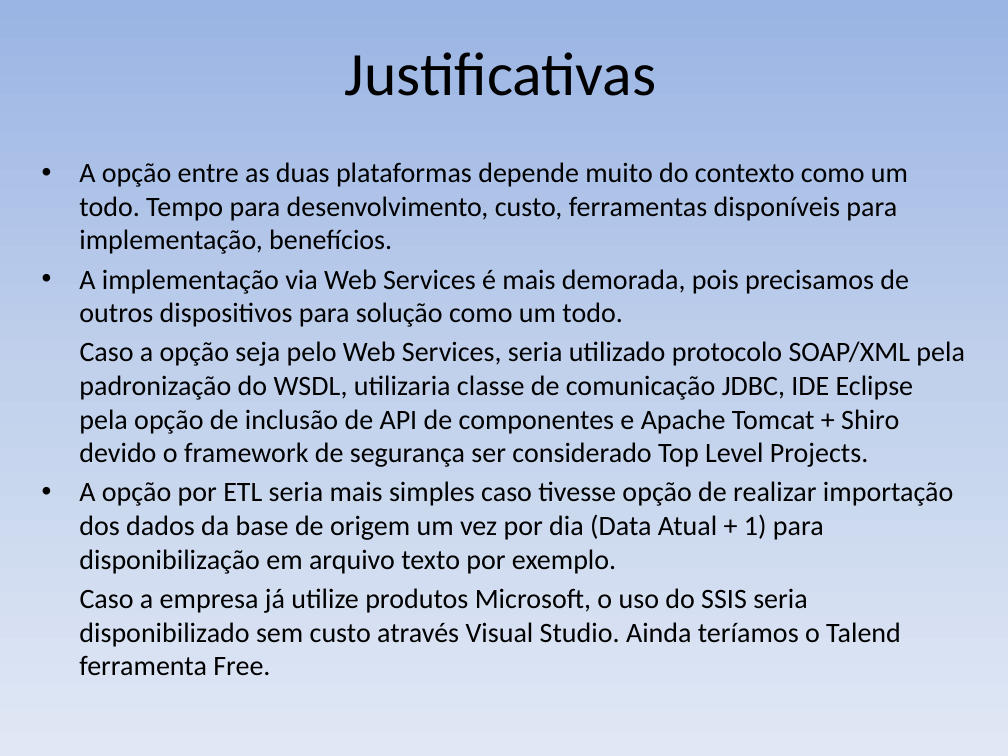
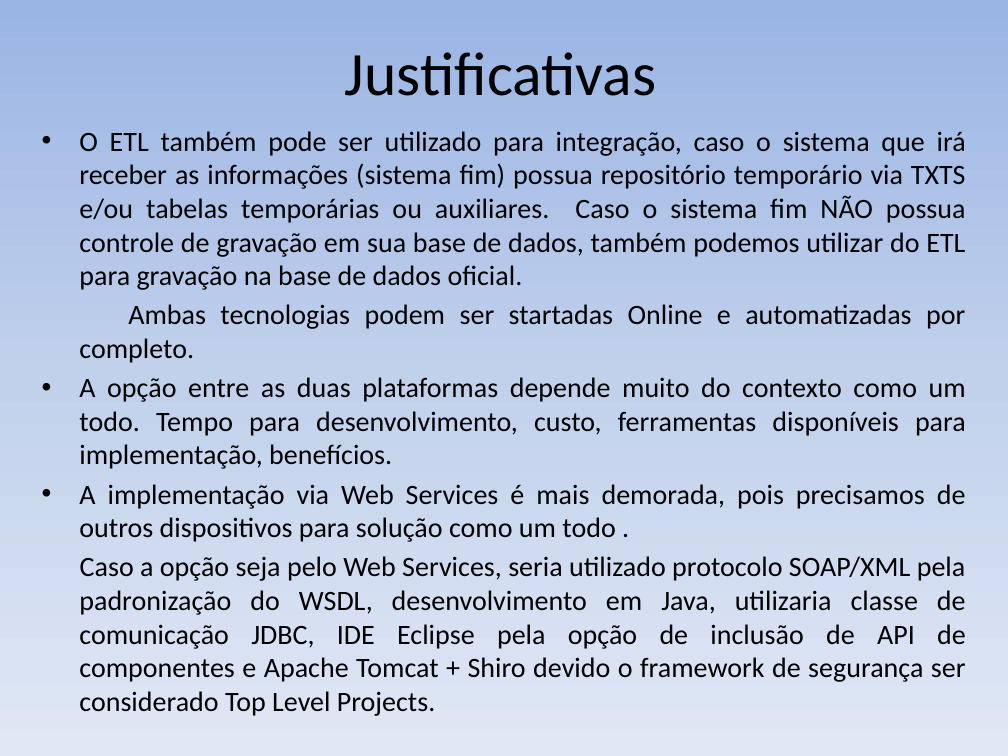
Before and after one commit to DeniseCruz/Diversos, a slide deck: slide 8 of cenario03.pptx. Drawn at 1008x756 pixels with LibreOffice and Linux fonts; fonts in the diff are those of the drawing. Boxes give left, top, right and bottom in pixels: in the first picture for what was removed or moved away, otherwise in the second. Text is boxed around its words. In the diff, an @@ line names an element or a change of style, - is before the commit and + after.

Commit message:
Atualização

```diff
--- a/cenario03.pptx
+++ b/cenario03.pptx
@@ text "O ETL também pode ser ...": place and size @@
-text "O ETL também pode ser ..." at box(79, 162, 964, 676)
+text "O ETL também pode ser ..." at box(79, 131, 966, 716)
@@ text at box(79, 131, 966, 363): paragraphs added @@
+• O ETL também pode ser utilizado para integração, caso o sistema que irá receber as informações (sistema fim) possua repositório temporário via TXTS e/ou tabelas temporárias ou auxiliares. Caso o sistema fim NÃO possua controle de gravação em sua base de dados, também podemos utilizar do ETL para gravação na base de dados oficial.
+Ambas tecnologias podem ser startadas Online e automatizadas por completo.
@@ text at box(79, 377, 966, 469): alignment left to justified @@
@@ text at box(79, 484, 966, 716): text changed @@
-• A implementação via Web Services é mais demorada, pois precisamos de outros dispositivos para solução como um todo.
-Caso a opção seja pelo Web Services, seria utilizado protocolo SOAP/XML pela padronização do WSDL, utilizaria classe de comunicação JDBC, IDE Eclipse pela opção de inclusão de API de componentes e Apache Tomcat + Shiro devido o framework de segurança ser considerado Top Level Projects.
-• A opção por ETL seria mais simples caso tivesse opção de realizar importação dos dados da base de origem um vez por dia (Data Atual + 1) para disponibilização em arquivo texto por exemplo.
-Caso a empresa já utilize produtos Microsoft, o uso do SSIS seria disponibilizado sem custo através Visual Studio. Ainda teríamos o Talend ferramenta Free.
+• A implementação via Web Services é mais demorada, pois precisamos de outros dispositivos para solução como um todo .
+Caso a opção seja pelo Web Services, seria utilizado protocolo SOAP/XML pela padronização do WSDL, desenvolvimento em Java, utilizaria classe de comunicação JDBC, IDE Eclipse pela opção de inclusão de API de componentes e Apache Tomcat + Shiro devido o framework de segurança ser considerado Top Level Projects.
```
Also in this commit, not shown: 8 other slides changed, 8 other files.
